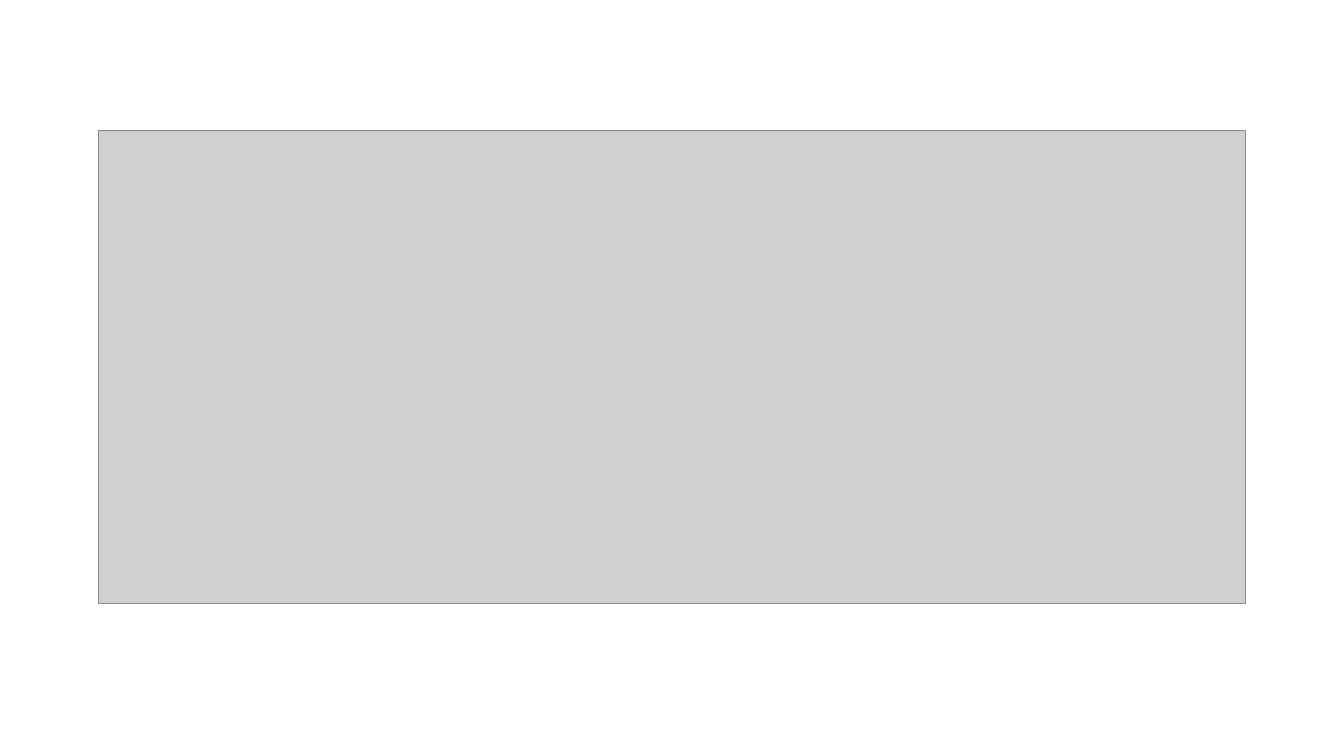
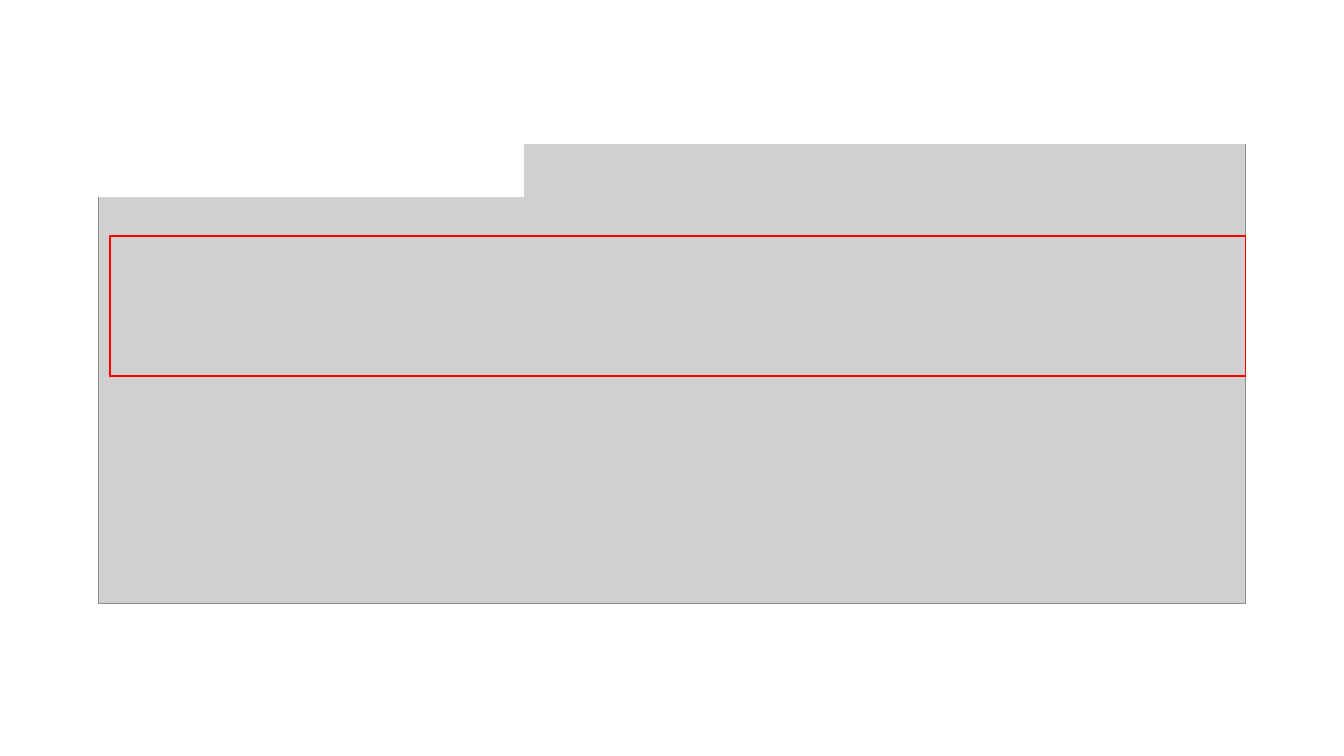
Before and after one commit to zaboltar/zaboltar.github.io, a slide deck: slide 21 of assets uarm/2022 2 UARM Etica PCrit/Arendt - pensar y reflx morales - de la historia a la accion.pptx. Drawn at 1344x756 pixels with LibreOffice and Linux fonts; fonts in the diff are those of the drawing; grey boxes stand for pictures. Boxes give left, top, right and bottom in pixels: in the first picture for what was removed or moved away, otherwise in the second. Text is boxed around its words. In the diff, an @@ line names an element or a change of style, - is before the commit and + after.

```diff
--- a/assets uarm/2022 2 UARM Etica PCrit/Arendt - pensar y reflx morales - de la historia a la accion.pptx
+++ b/assets uarm/2022 2 UARM Etica PCrit/Arendt - pensar y reflx morales - de la historia a la accion.pptx
@@ rectangle added at [98, 78, 1245, 143], fill #FFFFFF, outline #FFFFFF 1 pt @@
@@ rectangle added at [98, 143, 523, 197], fill #FFFFFF, outline #FFFFFF 1 pt @@
@@ rectangle added at [110, 236, 1246, 376], outline #FF0000 1 pt @@
```
Also in this commit, not shown: 11 other slides changed, 10 slides added, 10 slides removed.
